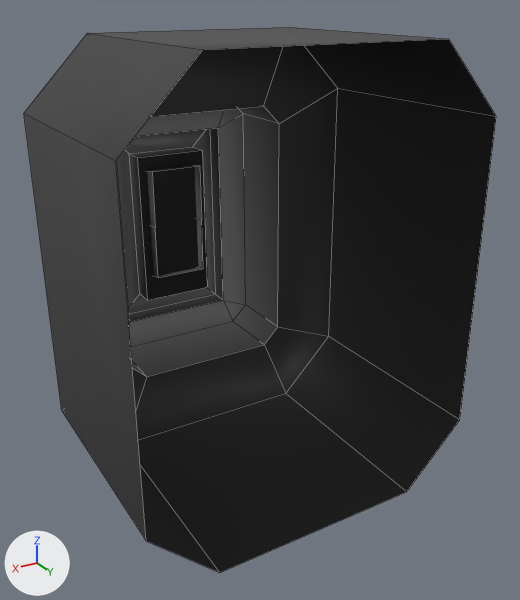
Before and after pictures for a commit that changed the FBX model Assets/Art/Models/Structures/Wall Mounts/Light Switch.fbx.
Both versions are drawn from a camera (50 mm lens) standing at (1.212, 0.172, 1.416) and looking at (0.986, -0.205, 1.228). Arrows for +X, +Y and +Z are at lower left; the lights stay in place. Mesh edges are drawn as thin lines. Where no turn or scale is listed for an object, it has been applied to the vertices.

The scene before the commit, as lines of its bpy script (objects in view):
```python
me_lightswitch_001 = bpy.data.meshes.new('Lightswitch.001')
me_lightswitch_001.from_pydata(...)  # 64 vertices, 57 faces; spans x -0.111..0.111, y -0.341..-0.11, z 1.113..1.393
# faces by material slot: [45, 12]
me_lightswitch_001.materials.append(mat_palette05)  # picture img_palette05_png
me_lightswitch_001.materials.append(mat_palette05_emission)  # white #e7e7e7
# before: 56 (0.111, -0.11, 1.154) at pixel (146, 541), 57 (0.07, -0.11, 1.113) at pixel (219, 572), 58 (0.07, -0.112, 1.393) at pixel (202, 49), 59 (0.111, -0.112, 1.351) at pixel (115, 160), 60 (-0.111, -0.11, 1.154) at pixel (459, 419)
# before: 61 (-0.07, -0.11, 1.113) at pixel (406, 491), 62 (-0.07, -0.112, 1.393) at pixel (448, 38), 63 (-0.111, -0.112, 1.351) at pixel (496, 116)
ob_light_switch = bpy.data.objects.new('Light Switch', me_lightswitch_001)
ob_light_switch.location = (1.0, 0.0, 0.0)
```
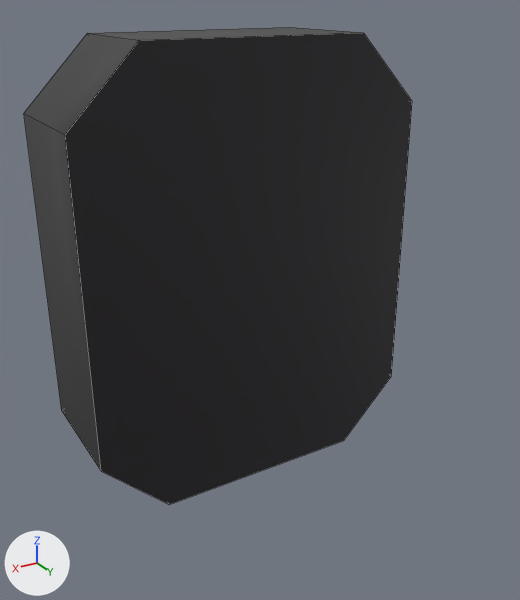
The newer file is also turned or shifted as a whole; pictures and numbers use the older file's frame.

The edits, one by one:
me_lightswitch_001 is used by ob_light_switch; location (1.0, 0.0, 0.0).
Verts and faces of me_lightswitch_001; kept vertices keep their numbers, new ones are numbered from 64.
me_lightswitch_001 had 64 vertices, 57 faces and spanned x -0.111..0.111, y -0.341..-0.11, z 1.113..1.393.
me_lightswitch_001 now has 64 vertices, 58 faces and spans x -0.111..0.111, y -0.341..-0.179, z 1.113..1.393.
Part 1, on me_lightswitch_001:
Vertices 56 to 63 move by (0.0, -0.069, 0.0).
New faces: (56, 57, 61, 60, 63, 62, 58, 59) (mat_palette05 (picture img_palette05_png)).

What differs and where, as boxes (x1, y1, x2, y2) in the pictures (520 x 600 px):
'Light Switch', reshaped (18% narrower, 12% shorter)
    before: (24, 27, 496, 572)
    after: (24, 27, 412, 504)
